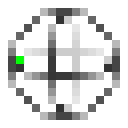
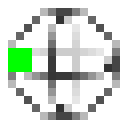
Revision of a layered w=128, h=128 image; what changed, layer by layer:
painted on "x_gate.png" over [8, 48, 32, 72]
